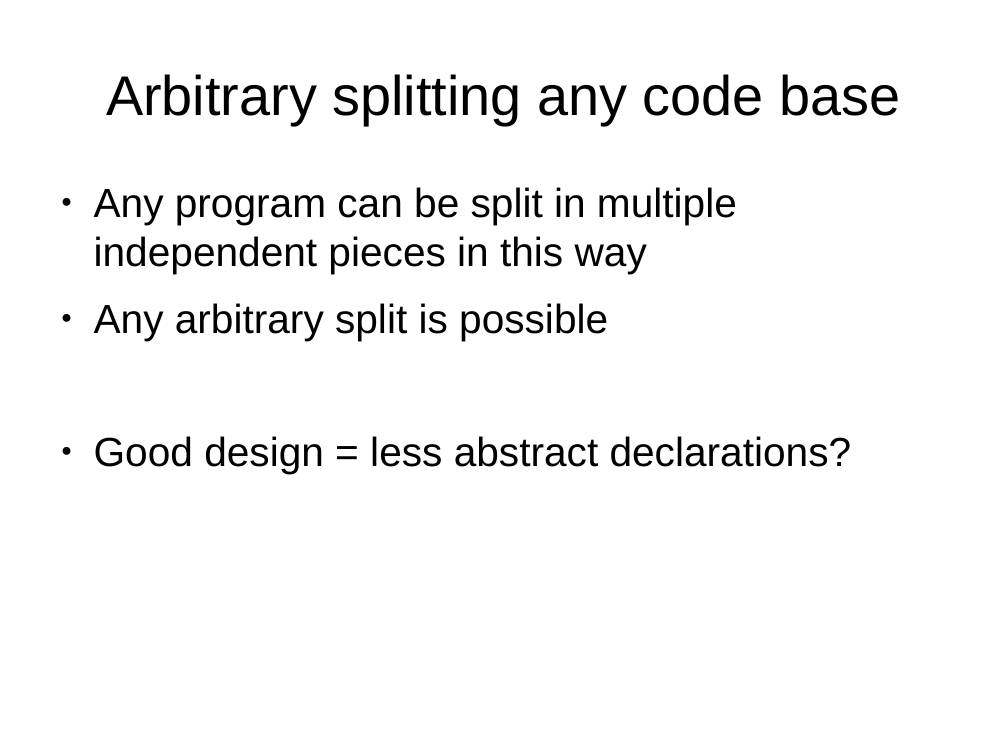
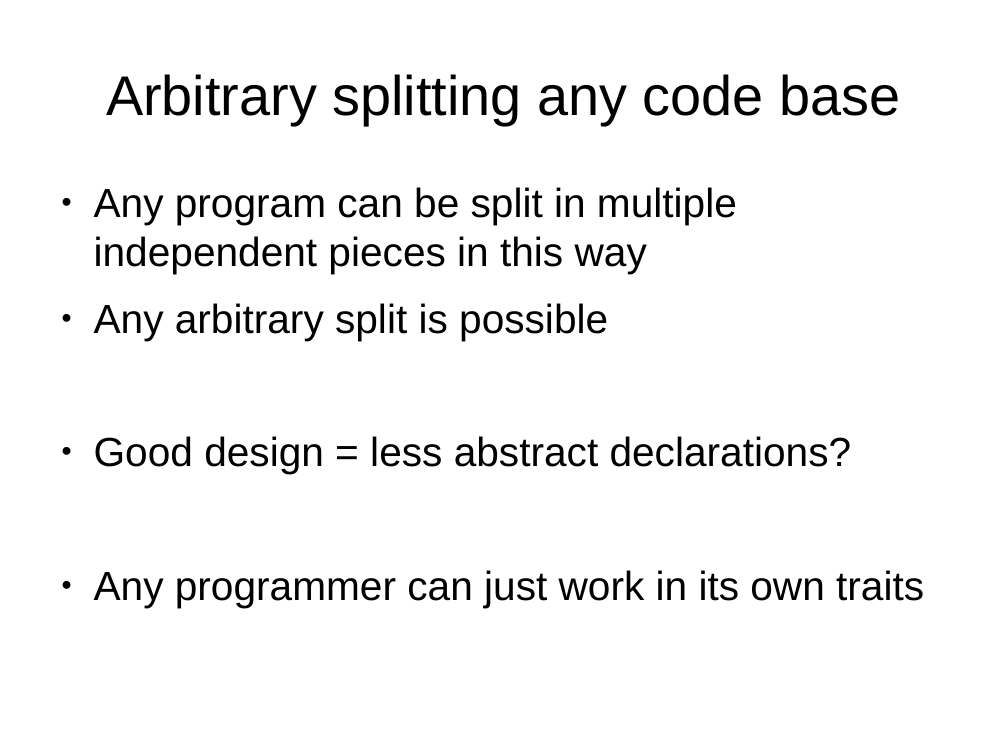
Before and after one commit to ElvisResearchGroup/L42, a slide deck: slide 20 of Main/papers/Sapling1/SaplingTalk.odp. Drawn at 1008x756 pixels with LibreOffice and Linux fonts; fonts in the diff are those of the drawing. Boxes give left, top, right and bottom in pixels: in the first picture for what was removed or moved away, otherwise in the second. Text is boxed around its words. In the diff, an @@ line names an element or a change of style, - is before the commit and + after.

```diff
--- a/Main/papers/Sapling1/SaplingTalk.odp
+++ b/Main/papers/Sapling1/SaplingTalk.odp
@@ text at [94, 570, 924, 607]: paragraph added @@
+● Any programmer can just work in its own traits
```
Also in this commit, not shown: 8 other slides changed, 1 slide added, 3 other files.
